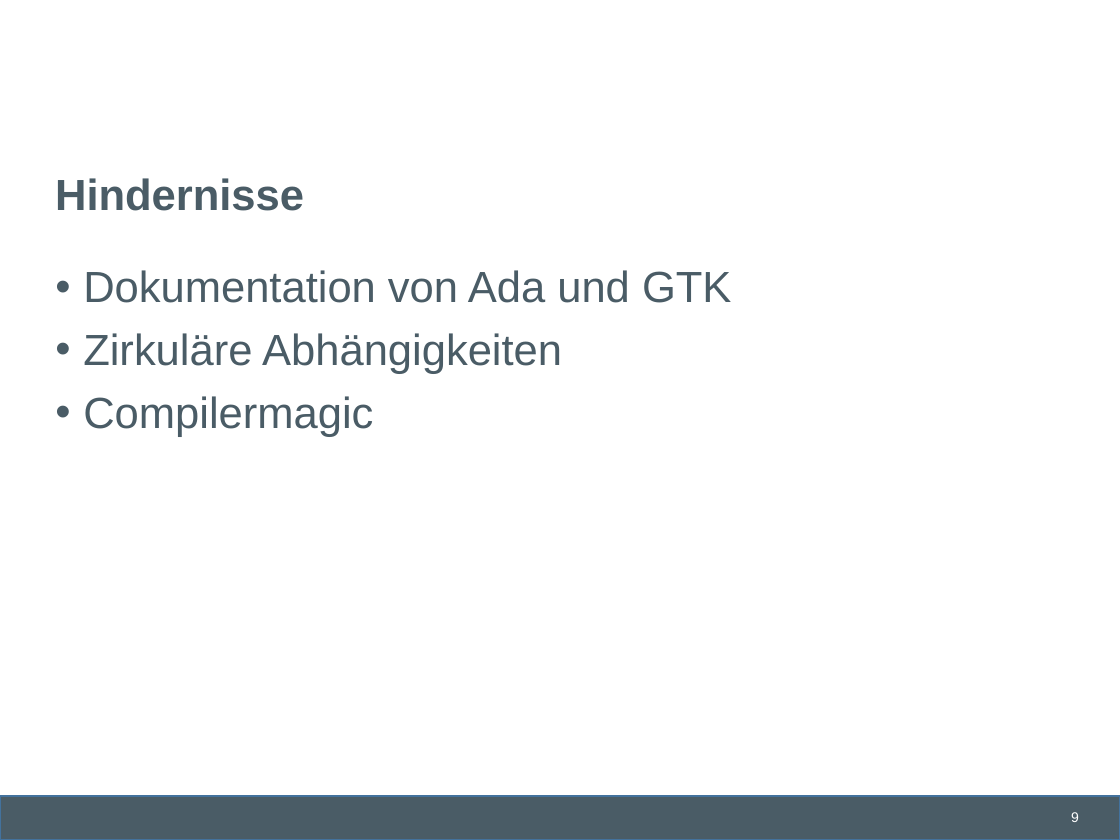
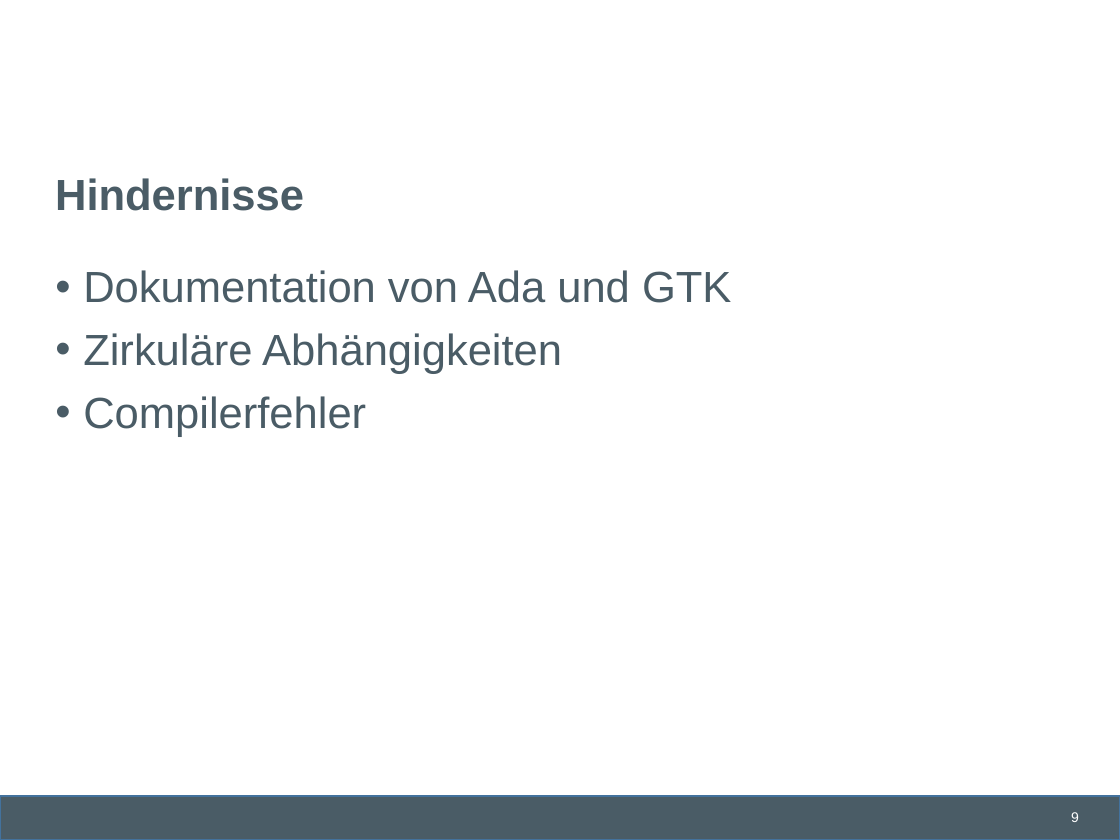
Before and after one commit to lschmischke/ADAChat, a slide deck: slide 9 of documentation/Ada Chat.pptx. Drawn at 1120x840 pixels with LibreOffice and Linux fonts; fonts in the diff are those of the drawing; background and template pictures are left out. Boxes give left, top, right and bottom in pixels: in the first picture for what was removed or moved away, otherwise in the second. Text is boxed around its words. In the diff, an @@ line names an element or a change of style, - is before the commit and + after.

```diff
--- a/documentation/Ada Chat.pptx
+++ b/documentation/Ada Chat.pptx
@@ text at bbox=[83, 396, 366, 437]: text changed @@
-• Compilermagic
+• Compilerfehler
```
Also in this commit, not shown: 3 other slides changed.
